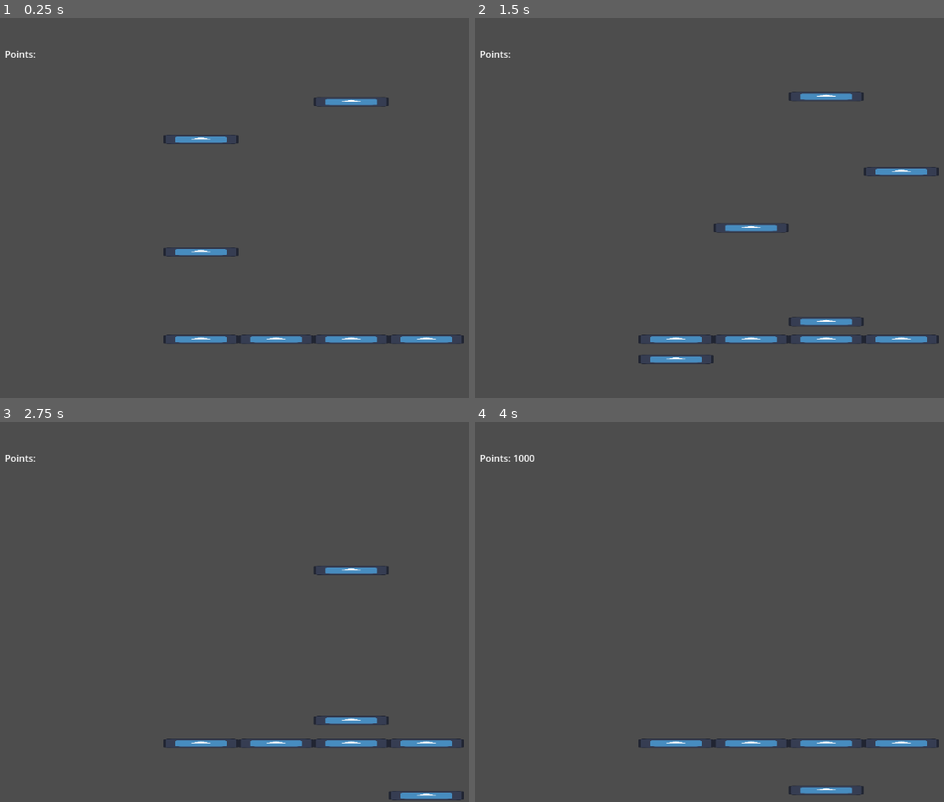
Above: before the commit, frames 1-4 (two rows, left to right).
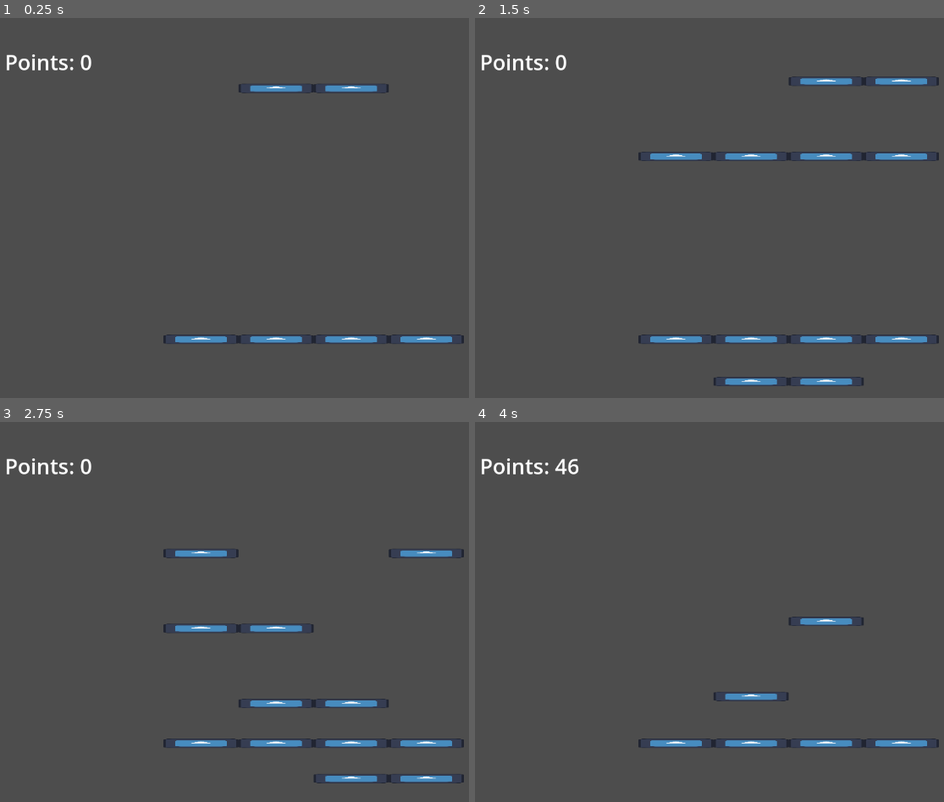
Above: after the commit, the same moments.

Repository: Shuflduf/Rhythm
Game: Godot game, scene res://node_2d.tscn
The game is run twice, just before and just after one commit, with the same random seed, the same clock (stepped at 60 frames per second) and the same inputs. The engine's default icon, where the game draws it, is replaced by a stand-in: a white triangle on a blue panel in a dark square.
Inputs:
- Up to frame 1 (0.25 s): no input
- Up to frame 2 (1.5 s): tap A (one) at 0.6 s; tap L (four) at 1.35 s
- Up to frame 3 (2.75 s): tap A (one) at 1.55, 2.1 s
- Up to frame 4 (4 s): tap K (three) at 2.85 s; tap A (one) at 3.05, 3.8 s; tap S (two) at 3.6 s

The runs differ from the first frame. In frame 1, 1.7% of the frame differs, in the area x 1-83%, y 8-63%; in frame 2, 3.9%, in the area x 1-99%, y 8-97%; in frame 3, 3.5%; in frame 4, 1.3%.

Commit message:
decent mapping system

Diff:
--- /dev/null
+++ b/level.gd
@@ -0,0 +1,18 @@
+extends Node2D
+
+@export var bpm = 120.0
+
+var seconds_per_beat:
+	get:
+		return 60.0 / bpm
+
+var offset = 0.0
+
+func _ready() -> void:
+
+	offset = get_parent().offset
+	position.y = offset * (1.0 / seconds_per_beat) * 200
+
+# Called every frame. 'delta' is the elapsed time since the previous frame.
+func _process(delta: float) -> void:
+	position.y += delta * (1.0 / seconds_per_beat) * 200
--- /dev/null
+++ b/level_base.tscn
@@ -0,0 +1,6 @@
+[gd_scene load_steps=2 format=3 uid="uid://cjjvdymx8en54"]
+
+[ext_resource type="Script" path="res://level.gd" id="1_52sk2"]
+
+[node name="Level" type="Node2D"]
+script = ExtResource("1_52sk2")
--- /dev/null
+++ b/levels/one.tscn
@@ -0,0 +1,97 @@
+[gd_scene load_steps=3 format=3 uid="uid://dxh5oyxy3rtla"]
+
+[ext_resource type="PackedScene" uid="uid://cjjvdymx8en54" path="res://level_base.tscn" id="1_8snyl"]
+[ext_resource type="PackedScene" uid="uid://chshqlahe5ojg" path="res://note.tscn" id="2_4ykp8"]
+
+[node name="Level" instance=ExtResource("1_8snyl")]
+position = Vector2(0, -256)
+
+[node name="Note" parent="." index="0" instance=ExtResource("2_4ykp8")]
+position = Vector2(-192, 0)
+
+[node name="Note2" parent="." index="1" instance=ExtResource("2_4ykp8")]
+position = Vector2(-64, -128)
+
+[node name="Note3" parent="." index="2" instance=ExtResource("2_4ykp8")]
+position = Vector2(-192, -256)
+
+[node name="Note5" parent="." index="3" instance=ExtResource("2_4ykp8")]
+position = Vector2(-64, -384)
+
+[node name="Note4" parent="." index="4" instance=ExtResource("2_4ykp8")]
+position = Vector2(64, -512)
+
+[node name="Note6" parent="." index="5" instance=ExtResource("2_4ykp8")]
+position = Vector2(192, -640)
+
+[node name="Note7" parent="." index="6" instance=ExtResource("2_4ykp8")]
+position = Vector2(64, -768)
+
+[node name="Note8" parent="." index="7" instance=ExtResource("2_4ykp8")]
+position = Vector2(192, -896)
+
+[node name="Note9" parent="." index="8" instance=ExtResource("2_4ykp8")]
+position = Vector2(-192, -1024)
+
+[node name="Note10" parent="." index="9" instance=ExtResource("2_4ykp8")]
+position = Vector2(-64, -1152)
+
+[node name="Note11" parent="." index="10" instance=ExtResource("2_4ykp8")]
+position = Vector2(-192, -1280)
+
+[node name="Note12" parent="." index="11" instance=ExtResource("2_4ykp8")]
+position = Vector2(-64, -1408)
+
+[node name="Note13" parent="." index="12" instance=ExtResource("2_4ykp8")]
+position = Vector2(64, -1664)
+
+[node name="Note14" parent="." index="13" instance=ExtResource("2_4ykp8")]
+position = Vector2(-64, -1664)
+
+[node name="Note15" parent="." index="14" instance=ExtResource("2_4ykp8")]
+position = Vector2(64, -2304)
+
+[node name="Note16" parent="." index="15" instance=ExtResource("2_4ykp8")]
+position = Vector2(-64, -2304)
+
+[node name="Note17" parent="." index="16" instance=ExtResource("2_4ykp8")]
+position = Vector2(64, -2688)
+
+[node name="Note20" parent="." index="17" instance=ExtResource("2_4ykp8")]
+position = Vector2(192, -2688)
+
+[node name="Note18" parent="." index="18" instance=ExtResource("2_4ykp8")]
+position = Vector2(-64, -2688)
+
+[node name="Note19" parent="." index="19" instance=ExtResource("2_4ykp8")]
+position = Vector2(-192, -2688)
+
+[node name="Note21" parent="." index="20" instance=ExtResource("2_4ykp8")]
+position = Vector2(64, -2816)
+
+[node name="Note25" parent="." index="21" instance=ExtResource("2_4ykp8")]
+position = Vector2(64, -2944)
+
+[node name="Note22" parent="." index="22" instance=ExtResource("2_4ykp8")]
+position = Vector2(192, -2816)
+
+[node name="Note23" parent="." index="23" instance=ExtResource("2_4ykp8")]
+position = Vector2(-64, -3072)
+
+[node name="Note29" parent="." index="24" instance=ExtResource("2_4ykp8")]
+position = Vector2(-64, -3456)
+
+[node name="Note30" parent="." index="25" instance=ExtResource("2_4ykp8")]
+position = Vector2(64, -3584)
+
+[node name="Note26" parent="." index="26" instance=ExtResource("2_4ykp8")]
+position = Vector2(-64, -2944)
+
+[node name="Note24" parent="." index="27" instance=ExtResource("2_4ykp8")]
+position = Vector2(-192, -3072)
+
+[node name="Note27" parent="." index="28" instance=ExtResource("2_4ykp8")]
+position = Vector2(192, -3200)
+
+[node name="Note28" parent="." index="29" instance=ExtResource("2_4ykp8")]
+position = Vector2(-192, -3200)
--- a/node_2d.gd
+++ b/node_2d.gd
@@ -1,20 +1,21 @@
 extends Node2D
 
 signal noted(points: float)
+
+@export var offset = 0.0
 
 @export_global_file var track: String
 
 
 var inputs = ["one", "two", "three", "four"]
 @onready var keys: Node2D = $Keys
-@onready var notes: Node2D = $Notes
+#@onready var notes: Node2D = $Notes
 
 func _ready() -> void:
 	$AudioStreamPlayer.stream = load(track)
-	$AudioStreamPlayer.play()
+	$AudioStreamPlayer.play(offset)
 
-func _process(delta: float) -> void:
-	notes.position.y += delta * 300
+func _process(_delta: float) -> void:
 	for i in inputs.size():
 		var input = inputs[i]
 		var key = keys.get_child(i)
--- a/node_2d.tscn
+++ b/node_2d.tscn
@@ -2,7 +2,7 @@
 
 [ext_resource type="Script" path="res://node_2d.gd" id="1_dpxu0"]
 [ext_resource type="Texture2D" uid="uid://d4lj86qbycg8a" path="res://icon.svg" id="2_6ywuj"]
-[ext_resource type="PackedScene" uid="uid://chshqlahe5ojg" path="res://note.tscn" id="3_flsnc"]
+[ext_resource type="PackedScene" uid="uid://dxh5oyxy3rtla" path="res://levels/one.tscn" id="4_8mu0h"]
 [ext_resource type="PackedScene" uid="uid://467vlwqhwsxo" path="res://ui.tscn" id="4_gu027"]
 
 [sub_resource type="RectangleShape2D" id="RectangleShape2D_4ybyr"]
@@ -10,6 +10,7 @@
 
 [node name="Node2D" type="Node2D"]
 script = ExtResource("1_dpxu0")
+offset = 5.0
 track = "res://Köppen As Fuck - Chris Christodoulou.mp3"
 
 [node name="AudioStreamPlayer" type="AudioStreamPlayer" parent="."]
@@ -60,31 +61,6 @@
 [node name="Sprite2D" type="Sprite2D" parent="Keys/Area2D4"]
 texture = ExtResource("2_6ywuj")
 
-[node name="Notes" type="Node2D" parent="."]
+[node name="CanvasLayer" parent="." instance=ExtResource("4_gu027")]
 
-[node name="Note" parent="Notes" instance=ExtResource("3_flsnc")]
-position = Vector2(-192, 0)
-
-[node name="Note2" parent="Notes" instance=ExtResource("3_flsnc")]
-position = Vector2(-192, -192)
-
-[node name="Note3" parent="Notes" instance=ExtResource("3_flsnc")]
-position = Vector2(64, -256)
-
-[node name="Note4" parent="Notes" instance=ExtResource("3_flsnc")]
-position = Vector2(192, -512)
-
-[node name="Note6" parent="Notes" instance=ExtResource("3_flsnc")]
-position = Vector2(64, -640)
-
-[node name="Note7" parent="Notes" instance=ExtResource("3_flsnc")]
-position = Vector2(64, -896)
-
-[node name="Note5" parent="Notes" instance=ExtResource("3_flsnc")]
-position = Vector2(-64, -416)
-
-[node name="StaticBody2D" type="StaticBody2D" parent="."]
-
-[node name="CollisionShape2D" type="CollisionShape2D" parent="StaticBody2D"]
-
-[node name="CanvasLayer" parent="." instance=ExtResource("4_gu027")]
+[node name="Level" parent="." instance=ExtResource("4_8mu0h")]
--- a/ui.gd
+++ b/ui.gd
@@ -8,5 +8,4 @@
 
 func add_points(more_points: float):
 	points += floori((1 / (abs(more_points) / 10)) * 100)
-	#print()
 	label.text = "Points: " + str(points)
--- a/ui.tscn
+++ b/ui.tscn
@@ -29,4 +29,5 @@
 layout_mode = 2
 size_flags_horizontal = 0
 size_flags_vertical = 0
-text = "Points: "
+theme_override_font_sizes/font_size = 36
+text = "Points: 0"
